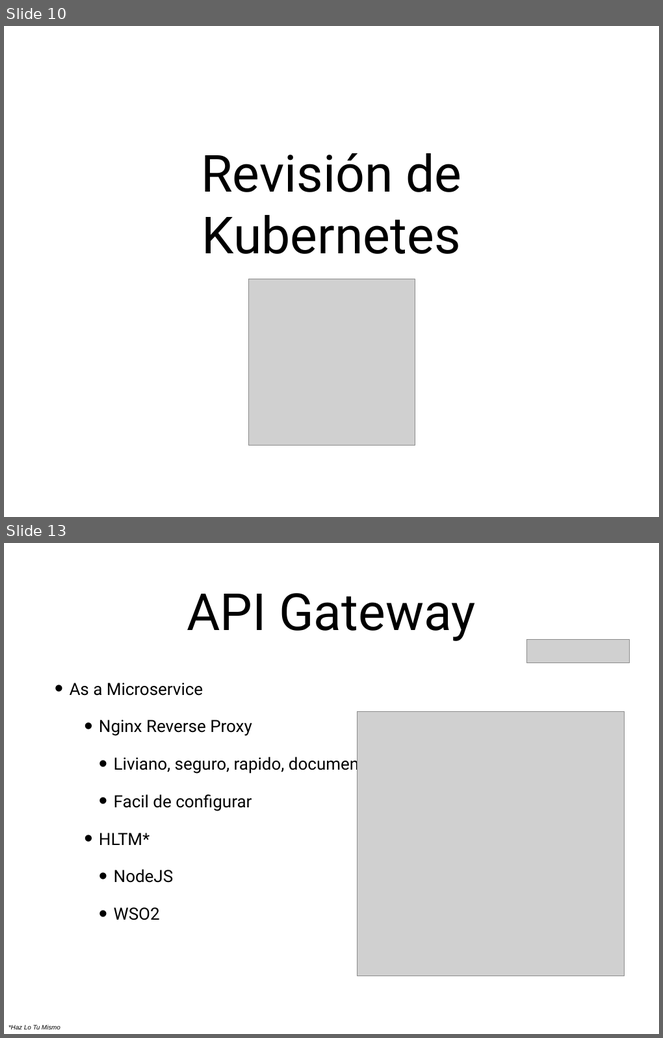
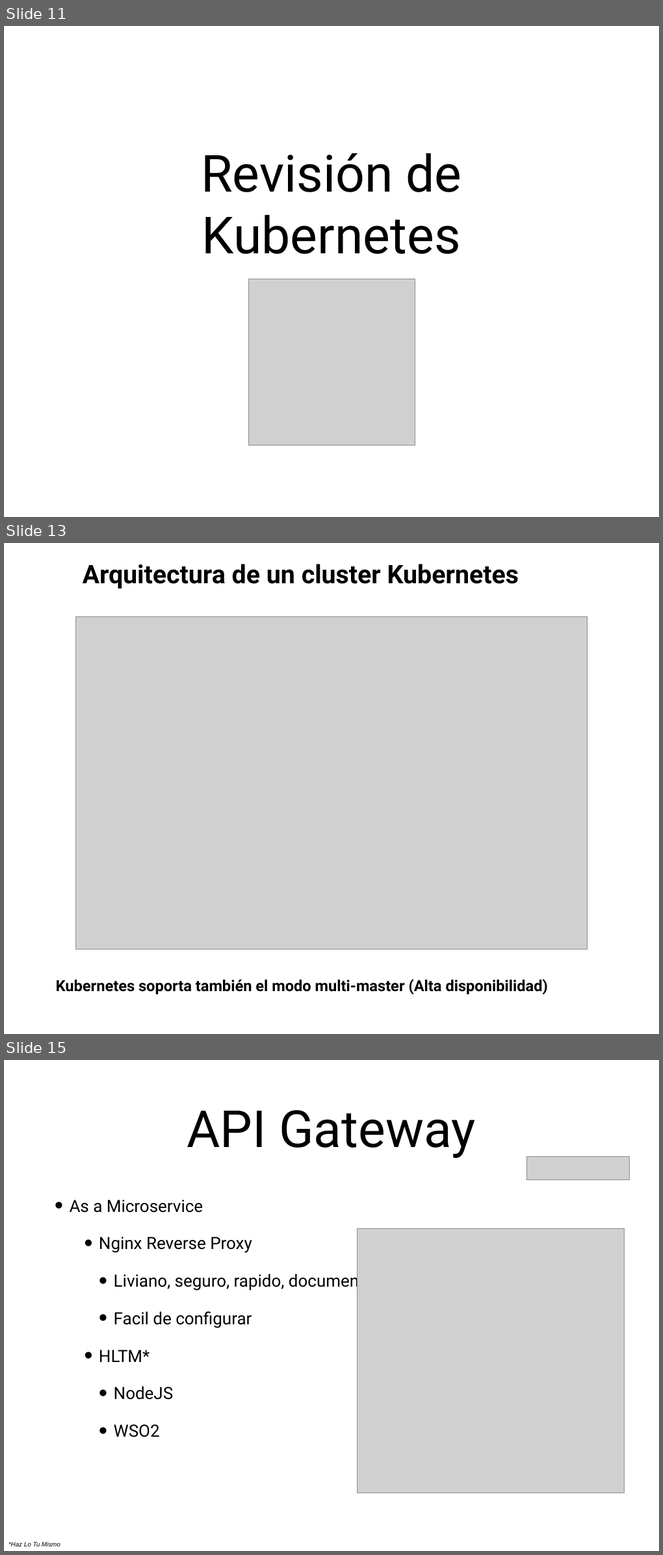
Before and after one commit to Guillaume-Mayer/micropoc, a slide deck: pres.pptx. Shown one above the other, each under a label of ours: slides 10 and 13 before the commit, slides 11, 13 and 15 after it; the slides between them are not shown. The pictures are 663x1038 and 663x1555 pixels, drawn with LibreOffice and Linux fonts; fonts in the diff are those of the drawing; grey boxes stand for pictures. Boxes give left, top, right and bottom in pixels: in the first picture for what was removed or moved away, otherwise in the second. Text is boxed around its words. In the diff, an @@ line names an element or a change of style, - is before the commit and + after.

```diff
--- a/pres.pptx
+++ b/pres.pptx
@@ slide 13 added at <box>4,543,659,1034</box>, background #FFFFFF @@
@@ text added at <box>83,564,519,589</box>, 40 pt, text #000000, bold @@
+Arquitectura de un cluster Kubernetes
@@ picture added at <box>76,616,588,949</box> @@
@@ text added at <box>56,979,549,995</box>, 24 pt, text #000000, bold @@
+Kubernetes soporta también el modo multi-master (Alta disponibilidad)
@@ what was slide 10 is now slide 11 @@
@@ what was slide 13 is now slide 15 @@
```
Also in this commit, not shown: 4 slides changed, 1 other slide added.
